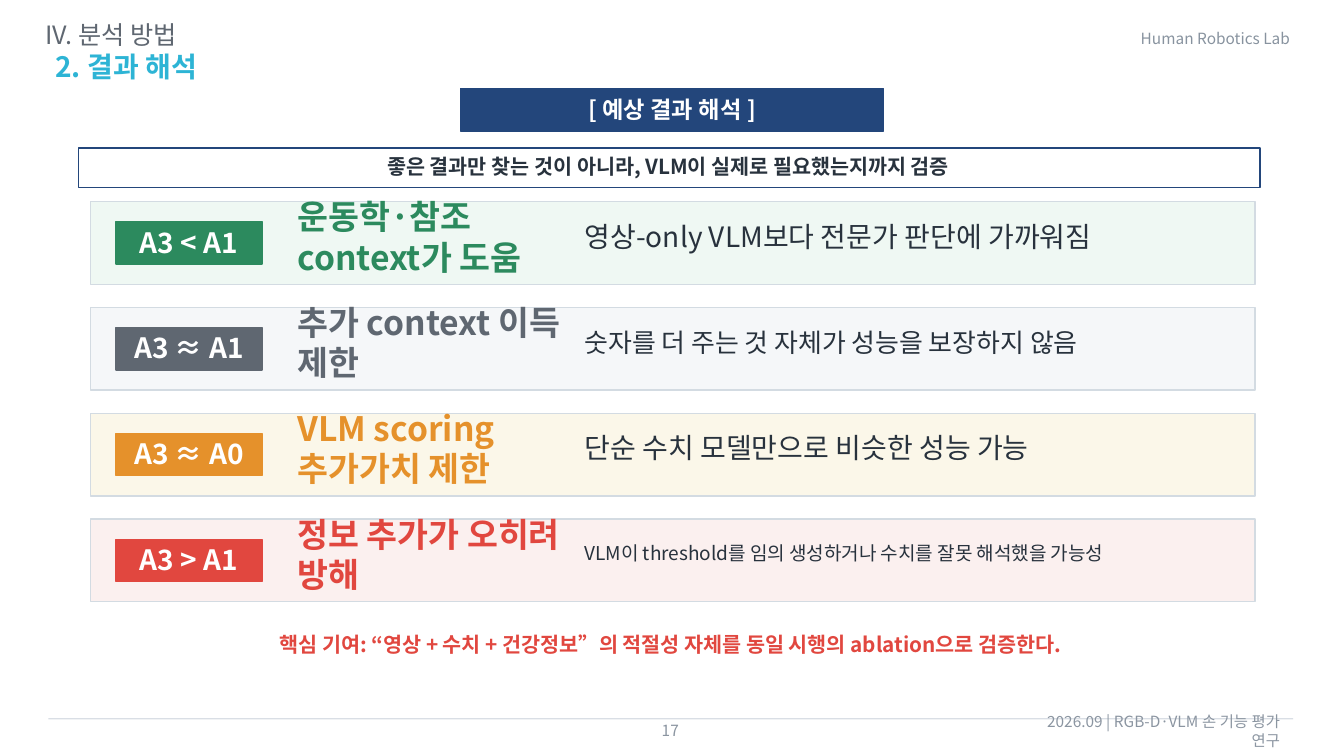
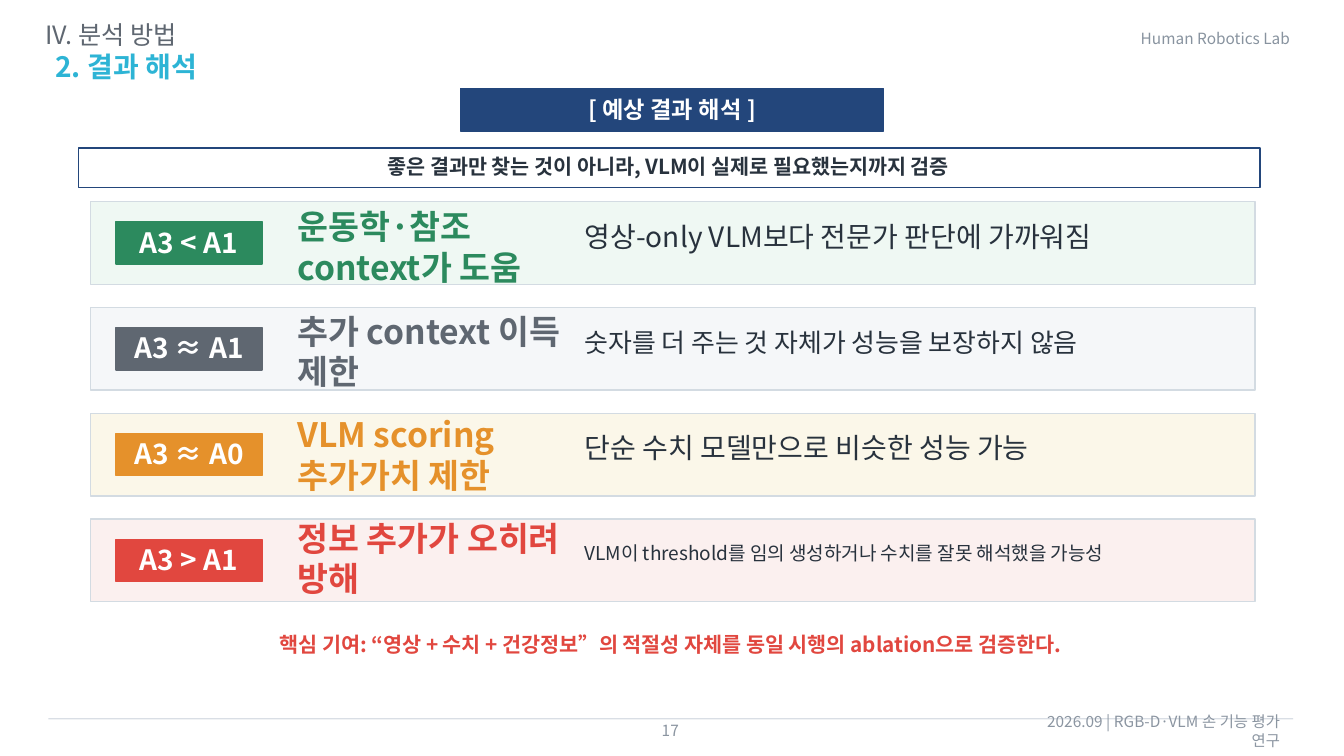
Before and after one commit to passtock/casstone, a slide deck: slide 17 of capstone/연구계획서22000561이재용0910.pptx. Drawn at 1344x756 pixels with LibreOffice and Linux fonts; fonts in the diff are those of the drawing. Boxes give left, top, right and bottom in pixels: in the first picture for what was removed or moved away, otherwise in the second. Text is boxed around its words. In the diff, an @@ line names an element or a change of style, - is before the commit and + after.

```diff
--- a/capstone/연구계획서22000561이재용0910.pptx
+++ b/capstone/연구계획서22000561이재용0910.pptx
@@ text "운동학·참조 context가 도움": place and size @@
-text "운동학·참조 context가 도움" at [297, 200, 522, 273]
+text "운동학·참조 context가 도움" at [297, 210, 522, 283]
@@ text "추가 context 이득 제한": place and size @@
-text "추가 context 이득 제한" at [297, 307, 560, 378]
+text "추가 context 이득 제한" at [297, 316, 560, 387]
@@ text "VLM scoring 추가가치 제한": place and size @@
-text "VLM scoring 추가가치 제한" at [297, 413, 495, 484]
+text "VLM scoring 추가가치 제한" at [297, 420, 495, 491]
@@ text "정보 추가가 오히려 방해": place and size @@
-text "정보 추가가 오히려 방해" at [297, 518, 560, 590]
+text "정보 추가가 오히려 방해" at [297, 523, 560, 594]
```
Also in this commit, not shown: 5 other slides changed, 2 slides added, 2 slides removed.
